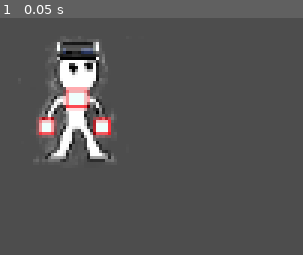
Above: before the commit, frame 1.
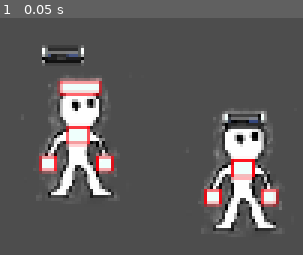
Above: after the commit, the same moment.

Repository: tharmoth/MansionMash
Game: Godot game, scene res://Scenes/character_modifications.tscn
The game is run twice, just before and just after one commit, with the same random seed, the same clock (stepped at 60 frames per second) and the same inputs. This scene is started directly instead of the project's main scene.
Inputs:
- Up to frame 1 (0.05 s): no input

The runs differ from the first frame. In frame 1, 18% of the frame differs, in the area x 11-94%, y 8-90%.
Error before the commit: Parse Error: Identifier "hat" not declared in the current scope. (res://character_modifications.gd:13)

Commit message:
update the hat

Diff:
--- a/Scenes/character_modifications.tscn
+++ b/Scenes/character_modifications.tscn
@@ -1,17 +1,22 @@
-[gd_scene load_steps=4 format=3 uid="uid://d2v1axcfsdmb8"]
+[gd_scene load_steps=5 format=3 uid="uid://d2v1axcfsdmb8"]
 
 [ext_resource type="Script" path="res://character_modifications.gd" id="1_w7qbp"]
 [ext_resource type="Texture2D" uid="uid://dxkgc4cvw8hw2" path="res://Assets/character/potentialMan2ItemSlotHighlight.png" id="2_d1hc1"]
 [ext_resource type="Texture2D" uid="uid://ygdlutt4mqww" path="res://Assets/character/justHat.png" id="3_5v8gv"]
+[ext_resource type="Texture2D" uid="uid://dc0kyp5jy2sxb" path="res://Assets/character/potentialMan2TopHat.png" id="4_am7ld"]
 
 [node name="character" type="Node2D"]
 scale = Vector2(1, 1.00602)
 script = ExtResource("1_w7qbp")
 
 [node name="PotentialMan2ItemSlotHighlight" type="Sprite2D" parent="."]
-position = Vector2(45, 41)
+position = Vector2(46, 58.6469)
 texture = ExtResource("2_d1hc1")
 
 [node name="JustHat" type="Sprite2D" parent="."]
-position = Vector2(46, 15.9042)
+position = Vector2(39, 17.8923)
 texture = ExtResource("3_5v8gv")
+
+[node name="PotentialMan2TopHat" type="Sprite2D" parent="."]
+position = Vector2(125, 74.5512)
+texture = ExtResource("4_am7ld")
--- a/character_modifications.gd
+++ b/character_modifications.gd
@@ -2,6 +2,7 @@
 
 @onready var man := $PotentialMan2ItemSlotHighlight as Sprite2D
 @onready var tophat := $JustHat as Sprite2D
+@onready var manWithHat := $PotentialMan2TopHat as Sprite2D
 
 # check to see if character's hands are holding anything
 var handLFill = false
@@ -10,16 +11,35 @@
 var hatFill = false
 
 func _on_hat_dropped():
-	hat = true
+	if hatFill == true:
+		slot_error()
+	hatFill = true
+	queue_free()
+	return -1
 
 func _on_left_dropped():
+	if handLFill == true:
+		slot_error()
 	handLFill = true
+	queue_free()
+	return -1
 
 func _on_right_dropped():
+	if handRFill == true:
+		slot_error()
 	handRFill = true
+	queue_free()
+	return -1
 
 func _on_neck_dropped():
+	if neckFill == true:
+		slot_error()
 	neckFill = true
+	queue_free()
+	return -1
+
+func slot_error():
+	print("You may only fill the slot with one item at a time")
 
 
 # Called when the node enters the scene tree for the first time.
Not shown, added: Assets/character/potentialMan2TopHat.png.import
Not shown: 1 places in Scenes/card_builder.tscn that only renumber resources
